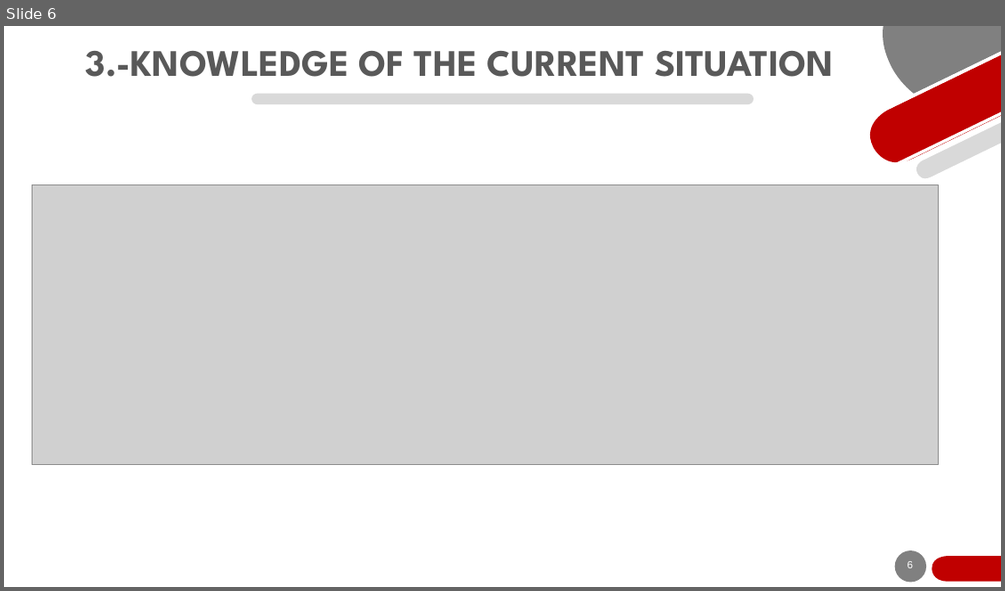
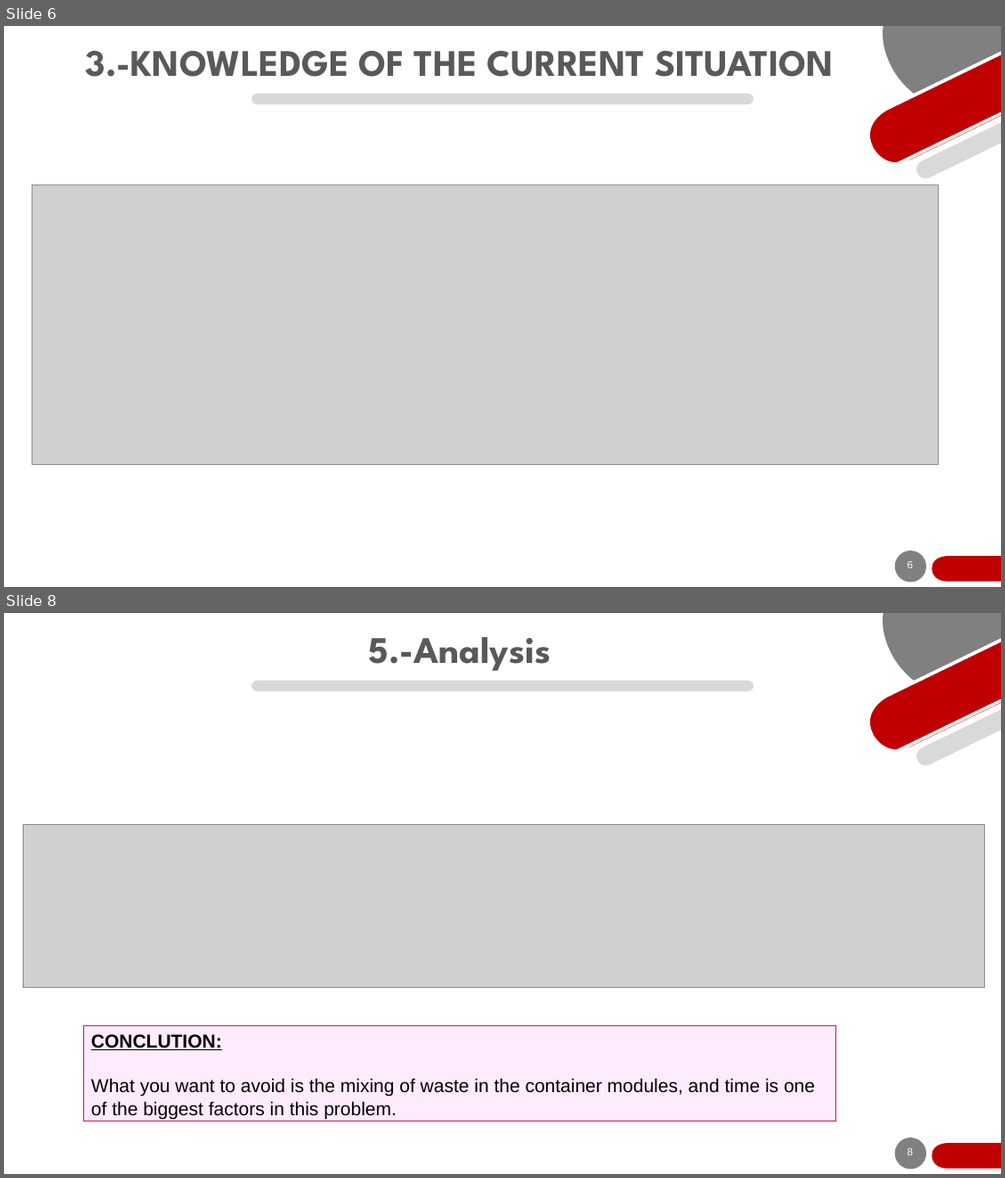
Before and after one commit to Brauliorg23/Sistema-de-control-ambiental, a slide deck: base datos/TEMPLATE 2021.pptx. Shown one above the other, each under a label of ours: slide 6 before the commit, slides 6 and 8 after it; the slides between them are not shown. The pictures are 1005x591 and 1005x1178 pixels, drawn with LibreOffice and Linux fonts; fonts in the diff are those of the drawing; grey boxes stand for pictures; background and template pictures are left out. Boxes give left, top, right and bottom in pixels: in the first picture for what was removed or moved away, otherwise in the second. Text is boxed around its words. In the diff, an @@ line names an element or a change of style, - is before the commit and + after.

```diff
--- a/base datos/TEMPLATE 2021.pptx
+++ b/base datos/TEMPLATE 2021.pptx
@@ slide 8 added at [4, 613, 1001, 1174], background #FFFFFF; not listed: 9 template elements that a slide beside it also shows @@
@@ title added at [368, 637, 550, 671], 36 pt, text #595959, bold @@
+5.-Analysis
@@ picture added at [24, 824, 985, 988] @@
@@ rectangle added at [84, 1026, 836, 1121], fill #FFB1FE at 25% opacity, outline #D30F64 0.75 pt, 18 pt, text #000000 @@
+CONCLUTION:
+What you want to avoid is the mixing of waste in the container modules, and time is one of the biggest factors in this problem.
@@ page number added at [907, 1148, 913, 1155], 10 pt, text #FFFFFF @@
+8
```
Also in this commit, not shown: 1 slide changed, 1 other slide added, 1 slide removed, 8 other files.
